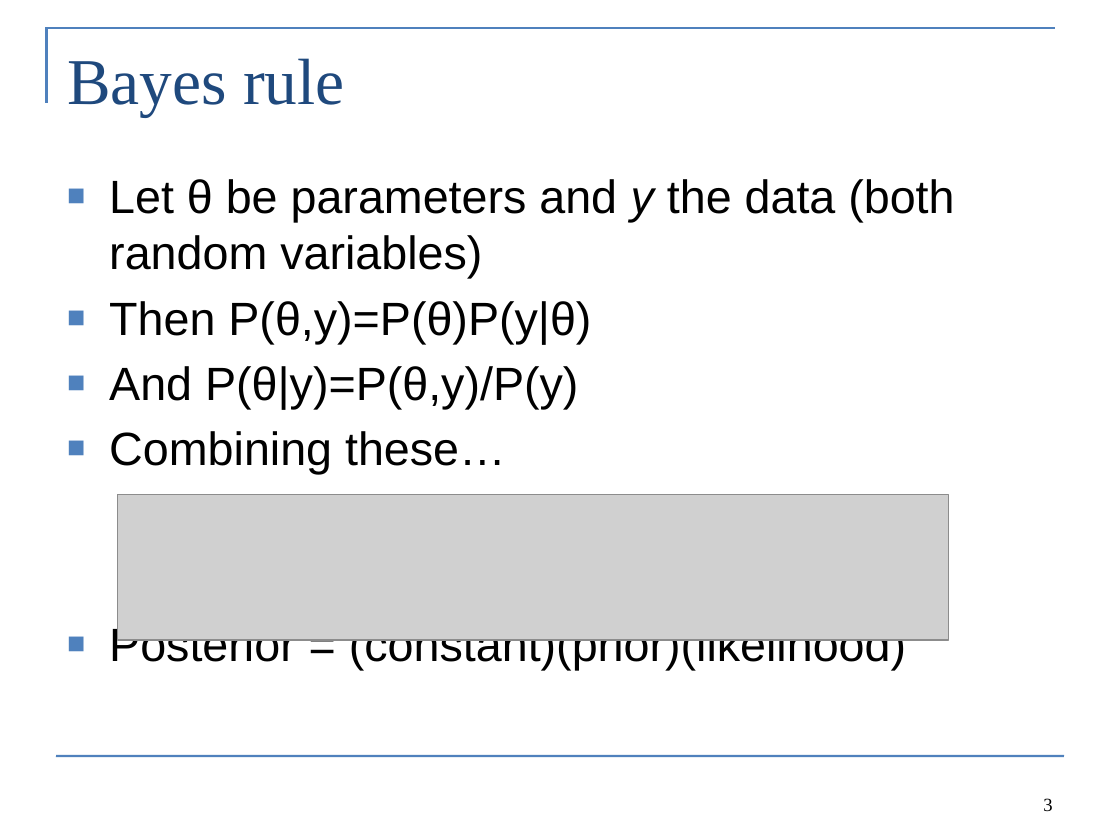
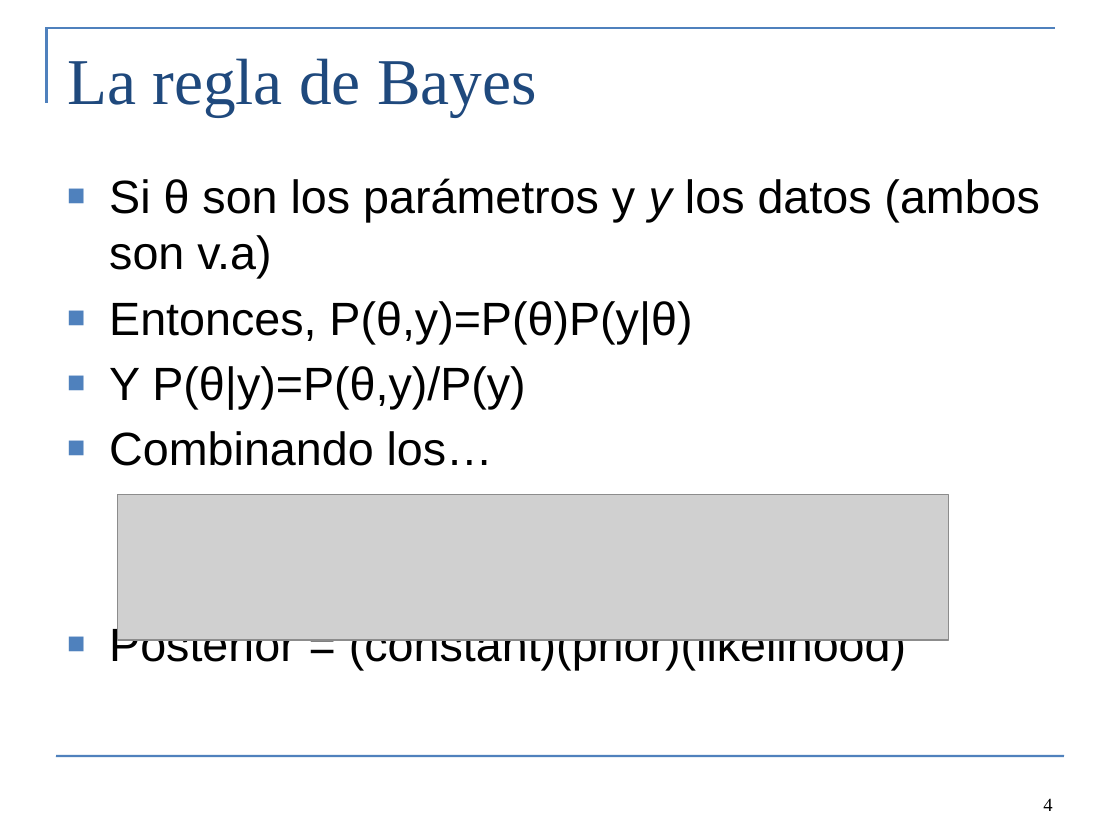
Before and after one commit to colemonnahan/bayes_workshop, a slide deck: slide 4 of dia2/lecture2_bayes.pptx (slide 3 before the commit). Drawn at 1120x840 pixels with LibreOffice and Linux fonts; fonts in the diff are those of the drawing; grey boxes stand for pictures. Boxes give left, top, right and bottom in pixels: in the first picture for what was removed or moved away, otherwise in the second. Text is boxed around its words. In the diff, an @@ line names an element or a change of style, - is before the commit and + after.

```diff
--- a/dia2/lecture2_bayes.pptx
+++ b/dia2/lecture2_bayes.pptx
@@ title at [67, 58, 537, 117]: text changed @@
-Bayes rule
+La regla de Bayes
@@ text at [109, 178, 1039, 466]: text changed @@
-■ Let θ be parameters and y the data (both random variables)
-■ Then P(θ,y)=P(θ)P(y|θ)
-■ And P(θ|y)=P(θ,y)/P(y)
-■ Combining these…
+■ Si θ son los parámetros y y los datos (ambos son v.a)
+■ Entonces, P(θ,y)=P(θ)P(y|θ)
+■ Y P(θ|y)=P(θ,y)/P(y)
+■ Combinando los…
@@ page number at [1043, 798, 1052, 811]: text changed @@
-3
+4
```
Also in this commit, not shown: 18 other slides changed, 4 other files.
